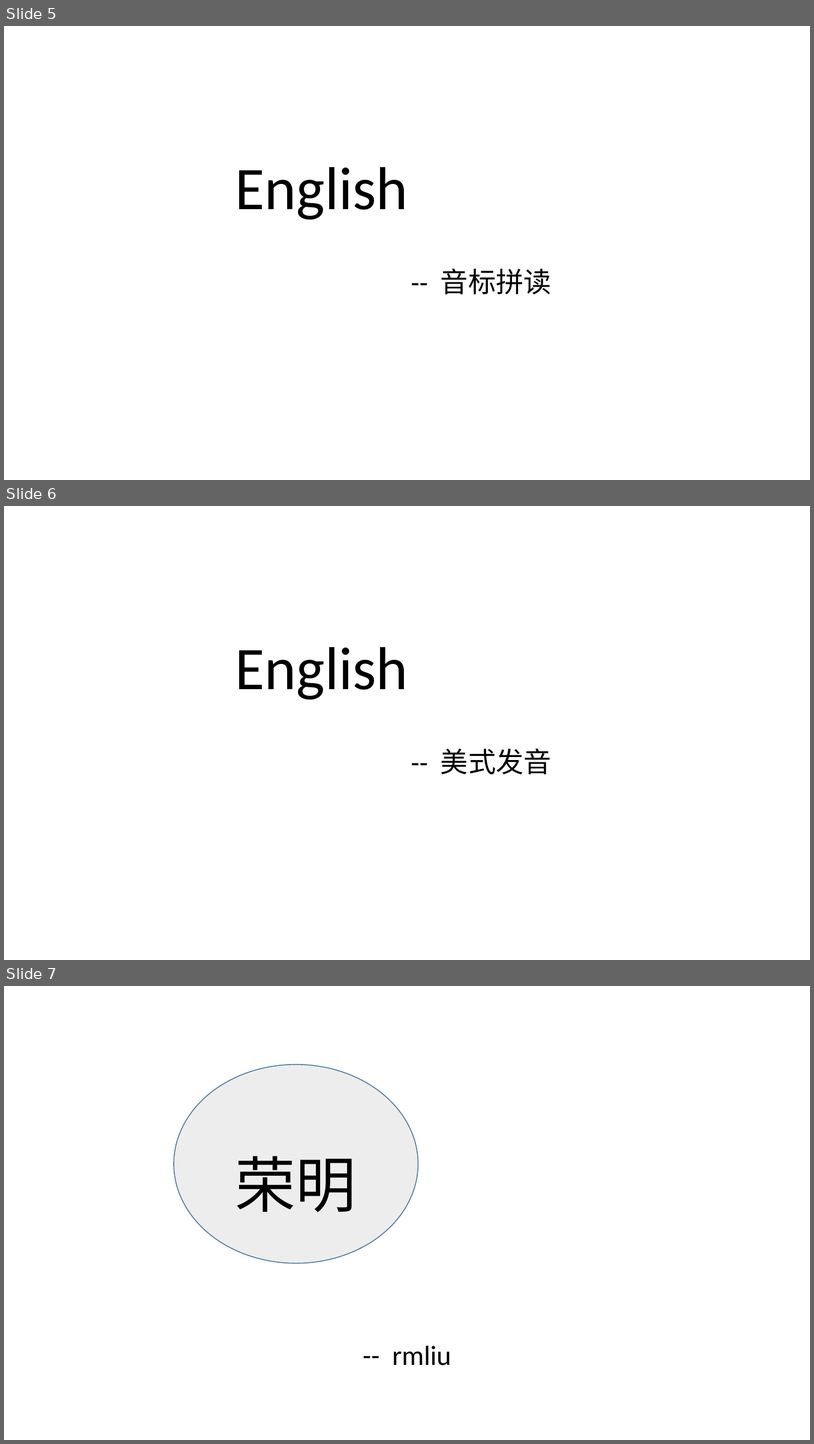
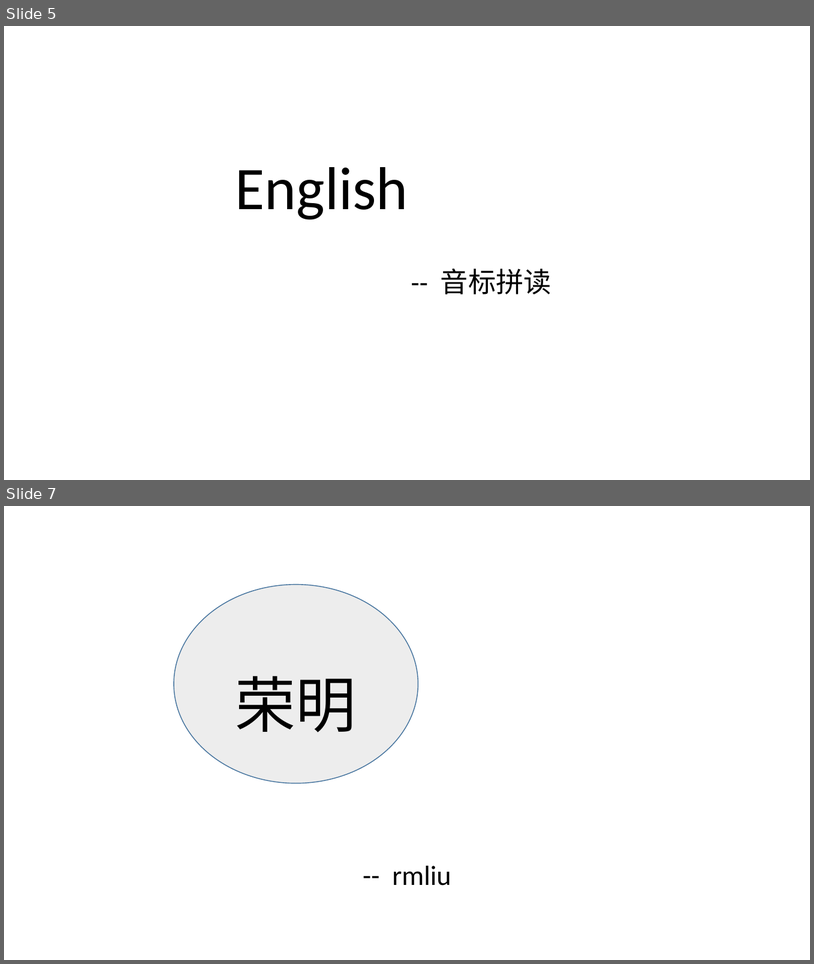
Before and after one commit to Kate-liu/Coder-Working, a slide deck: 9-Self article/标题Deno.pptx. Shown one above the other, each under a label of ours: slides 5, 6 and 7 before the commit, slides 5 and 7 after it; the slides between them are not shown. The pictures are 814x1444 and 814x964 pixels, drawn with LibreOffice and Linux fonts; fonts in the diff are those of the drawing. Boxes give left, top, right and bottom in pixels: in the first picture for what was removed or moved away, otherwise in the second. Text is boxed around its words. In the diff, an @@ line names an element or a change of style, - is before the commit and + after.

```diff
--- a/9-Self article/标题Deno.pptx
+++ b/9-Self article/标题Deno.pptx
@@ slide 6 removed at (x1=4, y1=506, x2=810, y2=960), background #FFFFFF @@
@@ title removed at (x1=236, y1=647, x2=408, y2=700) @@
-English
@@ subtitle removed at (x1=441, y1=748, x2=552, y2=774) @@
--- 美式发音
```
Also in this commit, not shown: 1 slide added, 6 other files.
